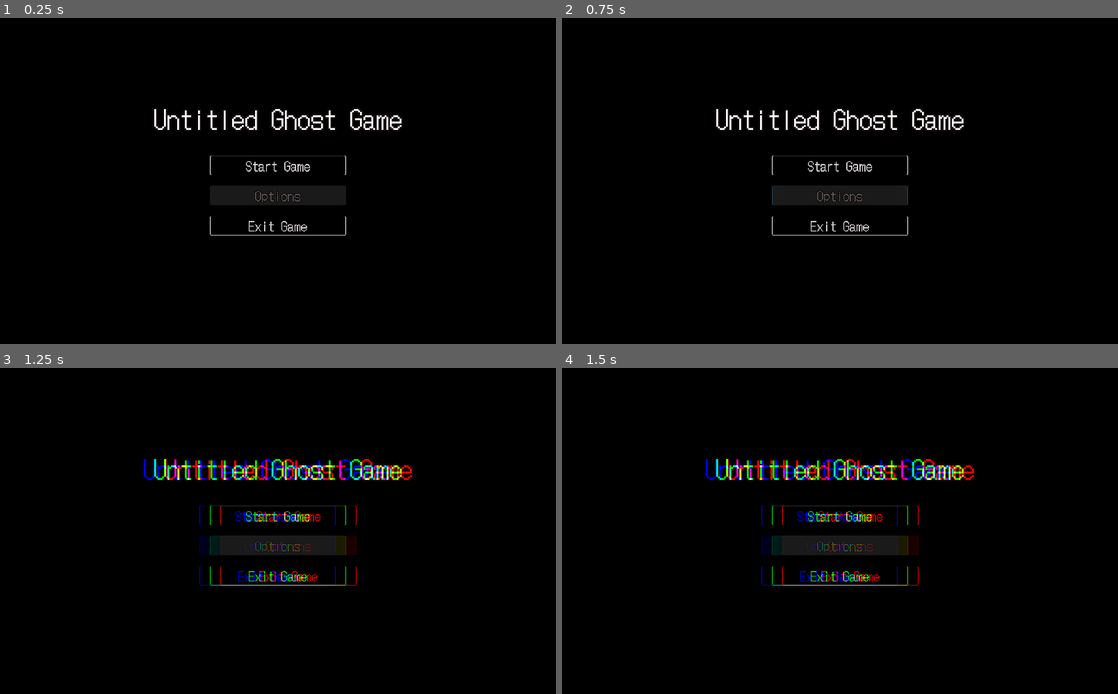
Above: before the commit, frames 1-4 (two rows, left to right).
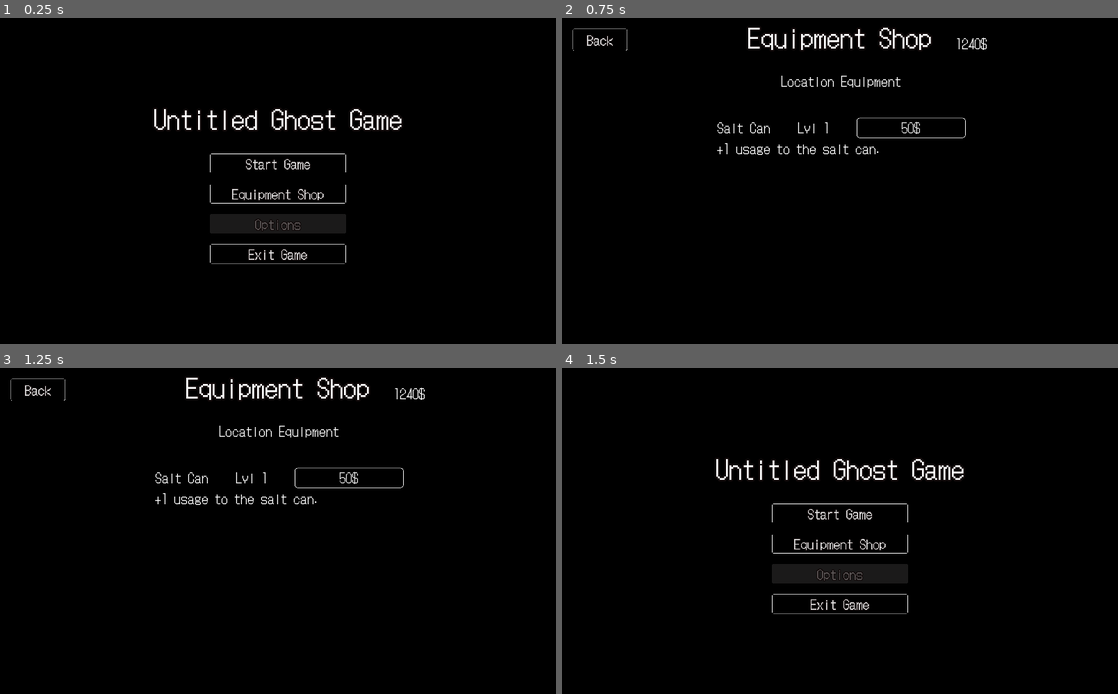
Above: after the commit, the same moments.

Repository: MetSpek/UntitledGhostGame
Game: Godot game, scene res://World/Menus/MainMenu.tscn
The game is run twice, just before and just after one commit, with the same random seed, the same clock (stepped at 60 frames per second) and the same inputs. Before the commit the project starts from res://World/Menu.tscn.
Inputs (mouse positions are in pixels of both pictures, inside the frame that each line leads up to):
- Up to frame 1 (0.25 s): no input
- Up to frame 2 (0.75 s): click (840, 194) at 0.5 s, where only the run after the commit has a clickable "Equipment Shop"
- Up to frame 3 (1.25 s): no input
- Up to frame 4 (1.5 s): click (600, 390) at 1.25 s, where only the run after the commit has a clickable "Back"

The runs differ from the first frame. In frame 1, 2.9% of the frame differs, in the area x 37-63%, y 41-76%; in frame 2, 3.9%; in frame 3, 5.4%, in the area x 1-77%, y 2-67%; in frame 4, 5.2%.

Commit message:
Version 0.0.2.5
Shop setup!

Diff:
--- a/Untitled Ghost Game/Assets/Theme/Main.tres
+++ b/Untitled Ghost Game/Assets/Theme/Main.tres
@@ -1,6 +1,7 @@
-[gd_resource type="Theme" load_steps=6 format=2]
+[gd_resource type="Theme" load_steps=7 format=2]
 
 [ext_resource path="res://Assets/UI/Fonts/Bit.tres" type="DynamicFont" id=1]
+[ext_resource path="res://Assets/UI/Fonts/BitSmall.tres" type="DynamicFont" id=2]
 
 [sub_resource type="StyleBoxFlat" id=1]
 bg_color = Color( 0.109804, 0.105882, 0.105882, 1 )
@@ -38,9 +39,12 @@
 
 [resource]
 Button/colors/font_color_disabled = Color( 1, 1, 1, 0.321569 )
-Button/colors/font_color_hover = Color( 1, 1, 1, 1 )
-Button/fonts/font = ExtResource( 1 )
+Button/colors/font_color_hover = Color( 0, 0, 0, 1 )
+Button/fonts/font = ExtResource( 2 )
 Button/styles/disabled = SubResource( 1 )
 Button/styles/hover = SubResource( 2 )
 Button/styles/normal = SubResource( 3 )
 Button/styles/pressed = SubResource( 4 )
+Fonts/fonts/large = ExtResource( 1 )
+Fonts/fonts/normal = ExtResource( 1 )
+Label/fonts/font = ExtResource( 2 )
--- a/Untitled Ghost Game/Assets/UI/Fonts/Bit.tres
+++ b/Untitled Ghost Game/Assets/UI/Fonts/Bit.tres
@@ -1,9 +1,10 @@
 [gd_resource type="DynamicFont" load_steps=2 format=2]
 
-[ext_resource path="res://Assets/UI/Fonts/DotGothic16-Regular.ttf" type="DynamicFontData" id=1]
+[sub_resource type="DynamicFontData" id=1]
+font_path = "res://Assets/UI/Fonts/DotGothic16-Regular.ttf"
 
 [resource]
 size = 48
 outline_size = 3
 outline_color = Color( 0.0666667, 0.0392157, 0.0392157, 1 )
-font_data = ExtResource( 1 )
+font_data = SubResource( 1 )
--- /dev/null
+++ b/Untitled Ghost Game/Assets/UI/Fonts/BitSmall.tres
@@ -0,0 +1,7 @@
+[gd_resource type="DynamicFont" load_steps=2 format=2]
+
+[ext_resource path="res://Assets/UI/Fonts/DotGothic16-Regular.ttf" type="DynamicFontData" id=1]
+
+[resource]
+size = 24
+font_data = ExtResource( 1 )
--- a/Untitled Ghost Game/Equipment/Salt.gd
+++ b/Untitled Ghost Game/Equipment/Salt.gd
@@ -6,5 +6,5 @@
 func pickup(place):
 	var item_instance = item.instance()
 	GlobalStats.inventory[place] = item_instance
-	get_tree().get_root().get_child(2).get_node("PlayerCharacter").get_node("Inventory").add_child(item_instance)
+	get_tree().get_root().get_child(4).get_node("PlayerCharacter").get_node("Inventory").add_child(item_instance)
 	get_tree().call_group("UI", "equip_logo", place + 1, logo)
--- /dev/null
+++ b/Untitled Ghost Game/Other/ShopUpgrades.gd
@@ -0,0 +1,21 @@
+extends Control
+
+var salt_upgrades
+var max_salt_level;
+
+var salt_upgrade_1 = {
+	"price" : 50,
+	"use" : "+1 usage to the salt can.",
+	"salt_usages" : 1
+}
+
+var salt_upgrade_2 = {
+	"price" : 100,
+	"use" : "+1 usage to the salt can.",
+	"salt_usages" : 1
+}
+
+
+func _ready():
+	salt_upgrades = [salt_upgrade_1, salt_upgrade_2]
+	max_salt_level = salt_upgrades.size()
--- a/Untitled Ghost Game/Player/Account.gd
+++ b/Untitled Ghost Game/Player/Account.gd
@@ -3,4 +3,7 @@
 var level = 0
 var xp = 0
 
-var money = 0
+var money = 1240
+
+
+var salt_level = 0
--- a/Untitled Ghost Game/World/MainMenu.gd
+++ b/Untitled Ghost Game/World/Menus/MainMenu.gd
@@ -1,5 +1,4 @@
-extends Control
-
+extends Node
 
 func _on_StartButton_pressed():
 	get_tree().change_scene("res://World/WorldTest.tscn")
@@ -10,3 +9,7 @@
 
 func _on_ExitButton_pressed():
 	get_tree().quit()
+
+
+func _on_ShopButton_pressed():
+	get_tree().change_scene("res://World/Menus/Shop.tscn")
--- a/Untitled Ghost Game/World/Menu.tscn
+++ b/Untitled Ghost Game/World/Menus/MainMenu.tscn
@@ -1,8 +1,8 @@
 [gd_scene load_steps=11 format=2]
 
-[ext_resource path="res://Assets/UI/Fonts/Bit.tres" type="DynamicFont" id=1]
-[ext_resource path="res://Assets/Theme/Main.tres" type="Theme" id=2]
-[ext_resource path="res://World/MainMenu.gd" type="Script" id=3]
+[ext_resource path="res://World/Menus/MainMenu.gd" type="Script" id=1]
+[ext_resource path="res://Assets/UI/Fonts/Bit.tres" type="DynamicFont" id=2]
+[ext_resource path="res://Assets/Theme/Main.tres" type="Theme" id=3]
 
 [sub_resource type="Theme" id=11]
 
@@ -54,10 +54,10 @@
 "values": [ SubResource( 6 ), SubResource( 7 ), SubResource( 8 ), SubResource( 9 ) ]
 }
 
-[node name="Menu" type="Control"]
+[node name="MainMenu" type="Control"]
 anchor_right = 1.0
 anchor_bottom = 1.0
-script = ExtResource( 3 )
+script = ExtResource( 1 )
 
 [node name="BlackBackground" type="ColorRect" parent="."]
 anchor_right = 1.0
@@ -85,34 +85,41 @@
 margin_right = 374.5
 margin_bottom = 258.0
 rect_scale = Vector2( 0.5, 0.5 )
-theme = ExtResource( 2 )
+theme = ExtResource( 3 )
 custom_constants/separation = 40
 alignment = 1
 
 [node name="StartButton" type="Button" parent="VBoxContainer"]
-margin_top = 6.0
 margin_right = 500.0
-margin_bottom = 78.0
+margin_bottom = 72.0
 rect_pivot_offset = Vector2( -451, 0 )
-custom_fonts/font = ExtResource( 1 )
+custom_fonts/font = ExtResource( 2 )
 text = "Start Game"
 
+[node name="ShopButton" type="Button" parent="VBoxContainer"]
+margin_top = 112.0
+margin_right = 500.0
+margin_bottom = 184.0
+rect_pivot_offset = Vector2( -451, 0 )
+custom_fonts/font = ExtResource( 2 )
+text = "Equipment Shop"
+
 [node name="OptionsButton" type="Button" parent="VBoxContainer"]
-margin_top = 118.0
+margin_top = 224.0
 margin_right = 500.0
-margin_bottom = 190.0
+margin_bottom = 296.0
 rect_pivot_offset = Vector2( -451, 0 )
 theme = SubResource( 11 )
-custom_fonts/font = ExtResource( 1 )
+custom_fonts/font = ExtResource( 2 )
 disabled = true
 text = "Options"
 
 [node name="ExitButton" type="Button" parent="VBoxContainer"]
-margin_top = 230.0
+margin_top = 336.0
 margin_right = 500.0
-margin_bottom = 302.0
+margin_bottom = 408.0
 rect_pivot_offset = Vector2( -451, 0 )
-custom_fonts/font = ExtResource( 1 )
+custom_fonts/font = ExtResource( 2 )
 text = "Exit Game"
 
 [node name="Glitch" type="ColorRect" parent="."]
@@ -128,5 +135,6 @@
 anims/Glitch = SubResource( 10 )
 
 [connection signal="pressed" from="VBoxContainer/StartButton" to="." method="_on_StartButton_pressed"]
+[connection signal="pressed" from="VBoxContainer/ShopButton" to="." method="_on_ShopButton_pressed"]
 [connection signal="pressed" from="VBoxContainer/OptionsButton" to="." method="_on_OptionsButton_pressed"]
 [connection signal="pressed" from="VBoxContainer/ExitButton" to="." method="_on_ExitButton_pressed"]
--- /dev/null
+++ b/Untitled Ghost Game/World/Menus/Shop.gd
@@ -0,0 +1,37 @@
+extends Control
+
+
+
+func _ready():
+	set_correct_values()
+
+func set_correct_values():
+	#Player
+	$PlayerMoney.text = str(Account.money) + "$"
+
+	#Salt Can
+	if Account.salt_level != ShopUpgrades.max_salt_level:
+		$EquipmentUpgradesScrollContainer/ContainerContainer/SaltUpgrade/UpgradeTemplate/UpgradeLevel.text = "Lvl " + str(Account.salt_level + 1)
+		$EquipmentUpgradesScrollContainer/ContainerContainer/SaltUpgrade/UpgradeTemplate/SaltButton.text = str(ShopUpgrades.salt_upgrades[Account.salt_level].price) + "$"
+		$EquipmentUpgradesScrollContainer/ContainerContainer/SaltUpgrade/UpgradeText.text = ShopUpgrades.salt_upgrades[Account.salt_level].use
+	else:
+		$EquipmentUpgradesScrollContainer/ContainerContainer/SaltUpgrade.queue_free()
+
+
+func remove_money(amount):
+	Account.money = Account.money - amount
+	$PlayerMoney.text = str(Account.money) + "$"
+
+func _on_ShopButton_pressed():
+	get_tree().change_scene("res://World/Menus/MainMenu.tscn")
+
+
+func _on_SaltButton_pressed():
+	if Account.money >= ShopUpgrades.salt_upgrades[Account.salt_level].price:
+		remove_money(ShopUpgrades.salt_upgrades[Account.salt_level].price)
+		GlobalStats.salt_usages += ShopUpgrades.salt_upgrades[Account.salt_level - 1].salt_usages
+		Account.salt_level += 1
+		if Account.salt_level == ShopUpgrades.max_salt_level:
+			$EquipmentUpgradesScrollContainer/ContainerContainer/SaltUpgrade.queue_free()
+		else:
+			set_correct_values()
--- /dev/null
+++ b/Untitled Ghost Game/World/Menus/Shop.tscn
@@ -0,0 +1,146 @@
+[gd_scene load_steps=5 format=2]
+
+[ext_resource path="res://World/Menus/Shop.gd" type="Script" id=1]
+[ext_resource path="res://Assets/UI/Fonts/Bit.tres" type="DynamicFont" id=2]
+[ext_resource path="res://Assets/Theme/Main.tres" type="Theme" id=3]
+[ext_resource path="res://Assets/UI/Fonts/BitSmall.tres" type="DynamicFont" id=4]
+
+[node name="Shop" type="Control"]
+anchor_right = 1.0
+anchor_bottom = 1.0
+theme = ExtResource( 3 )
+script = ExtResource( 1 )
+
+[node name="BackButton" type="Button" parent="."]
+margin_left = 20.0
+margin_top = 20.0
+margin_right = 220.0
+margin_bottom = 100.0
+rect_scale = Vector2( 0.5, 0.5 )
+theme = ExtResource( 3 )
+custom_fonts/font = ExtResource( 2 )
+text = "Back"
+
+[node name="Title" type="Label" parent="."]
+anchor_left = 0.5
+anchor_right = 0.5
+margin_left = -512.0
+margin_right = 512.0
+margin_bottom = 70.0
+custom_fonts/font = ExtResource( 2 )
+text = "Equipment Shop"
+align = 1
+
+[node name="PlayerMoney" type="Label" parent="."]
+anchor_left = 1.0
+anchor_right = 1.0
+margin_left = -300.0
+margin_top = 30.0
+text = "[PlayerMoney]"
+
+[node name="EquipmentUpgradesScrollContainer" type="ScrollContainer" parent="."]
+anchor_left = 0.5
+anchor_right = 0.5
+anchor_bottom = 1.0
+margin_left = -227.5
+margin_top = 100.0
+margin_right = 272.5
+grow_horizontal = 2
+size_flags_horizontal = 3
+size_flags_vertical = 3
+scroll_horizontal_enabled = false
+scroll_deadzone = 50
+
+[node name="ContainerContainer" type="VBoxContainer" parent="EquipmentUpgradesScrollContainer"]
+margin_right = 455.0
+margin_bottom = 161.0
+rect_min_size = Vector2( 455, 0 )
+custom_constants/separation = 50
+
+[node name="EquipmentSort" type="Label" parent="EquipmentUpgradesScrollContainer/ContainerContainer"]
+margin_right = 455.0
+margin_bottom = 35.0
+text = "Location Equipment"
+align = 1
+
+[node name="UpgradeContainer" type="VBoxContainer" parent="EquipmentUpgradesScrollContainer/ContainerContainer"]
+visible = false
+margin_top = 85.0
+margin_right = 458.0
+margin_bottom = 161.0
+
+[node name="UpgradeTemplate" type="HBoxContainer" parent="EquipmentUpgradesScrollContainer/ContainerContainer/UpgradeContainer"]
+margin_right = 458.0
+margin_bottom = 37.0
+custom_constants/separation = 50
+
+[node name="UpgradeName" type="Label" parent="EquipmentUpgradesScrollContainer/ContainerContainer/UpgradeContainer/UpgradeTemplate"]
+margin_top = 1.0
+margin_right = 73.0
+margin_bottom = 36.0
+custom_fonts/font = ExtResource( 4 )
+text = "[Name]"
+
+[node name="UpgradeLevel" type="Label" parent="EquipmentUpgradesScrollContainer/ContainerContainer/UpgradeContainer/UpgradeTemplate"]
+margin_left = 123.0
+margin_top = 1.0
+margin_right = 208.0
+margin_bottom = 36.0
+custom_fonts/font = ExtResource( 4 )
+text = "[level]"
+
+[node name="Button" type="Button" parent="EquipmentUpgradesScrollContainer/ContainerContainer/UpgradeContainer/UpgradeTemplate"]
+margin_left = 258.0
+margin_right = 458.0
+margin_bottom = 37.0
+rect_min_size = Vector2( 200, 0 )
+text = "[costs]"
+
+[node name="UpgradeText" type="Label" parent="EquipmentUpgradesScrollContainer/ContainerContainer/UpgradeContainer"]
+margin_top = 41.0
+margin_right = 458.0
+margin_bottom = 76.0
+text = "[What does upgrade do?] "
+autowrap = true
+
+[node name="SaltUpgrade" type="VBoxContainer" parent="EquipmentUpgradesScrollContainer/ContainerContainer"]
+margin_top = 85.0
+margin_right = 455.0
+margin_bottom = 161.0
+
+[node name="UpgradeTemplate" type="HBoxContainer" parent="EquipmentUpgradesScrollContainer/ContainerContainer/SaltUpgrade"]
+margin_right = 455.0
+margin_bottom = 37.0
+custom_constants/separation = 50
+
+[node name="UpgradeName" type="Label" parent="EquipmentUpgradesScrollContainer/ContainerContainer/SaltUpgrade/UpgradeTemplate"]
+margin_top = 1.0
+margin_right = 95.0
+margin_bottom = 36.0
+custom_fonts/font = ExtResource( 4 )
+text = "Salt Can"
+
+[node name="UpgradeLevel" type="Label" parent="EquipmentUpgradesScrollContainer/ContainerContainer/SaltUpgrade/UpgradeTemplate"]
+margin_left = 145.0
+margin_top = 1.0
+margin_right = 205.0
+margin_bottom = 36.0
+custom_fonts/font = ExtResource( 4 )
+text = "Lvl 1"
+
+[node name="SaltButton" type="Button" parent="EquipmentUpgradesScrollContainer/ContainerContainer/SaltUpgrade/UpgradeTemplate"]
+margin_left = 255.0
+margin_right = 455.0
+margin_bottom = 37.0
+rect_min_size = Vector2( 200, 0 )
+text = " 0$"
+
+[node name="UpgradeText" type="Label" parent="EquipmentUpgradesScrollContainer/ContainerContainer/SaltUpgrade"]
+margin_top = 41.0
+margin_right = 455.0
+margin_bottom = 76.0
+text = "[What does upgrade do?] "
+autowrap = true
+
+[connection signal="pressed" from="BackButton" to="." method="_on_ShopButton_pressed"]
+[connection signal="pressed" from="EquipmentUpgradesScrollContainer/ContainerContainer/SaltUpgrade/UpgradeTemplate/SaltButton" to="." method="_on_SaltButton_pressed"]
--- a/Untitled Ghost Game/World/WorldTest.tscn
+++ b/Untitled Ghost Game/World/WorldTest.tscn
@@ -209,7 +209,6 @@
 
 [node name="GhostTemplate" parent="." instance=ExtResource( 5 )]
 position = Vector2( 25, 41 )
-hunting = true
 attack_damage = 50
 
 [node name="Walls" type="TileMap" parent="."]
--- a/Untitled Ghost Game/project.godot
+++ b/Untitled Ghost Game/project.godot
@@ -11,13 +11,15 @@
 [application]
 
 config/name="Untitled Ghost Game"
-run/main_scene="res://World/Menu.tscn"
+run/main_scene="res://World/Menus/MainMenu.tscn"
 config/icon="res://icon.png"
 
 [autoload]
 
 Damage="*res://Other/Damage.gd"
 GlobalStats="*res://Player/GlobalStats.gd"
+Account="*res://Player/Account.gd"
+ShopUpgrades="*res://Other/ShopUpgrades.gd"
 
 [display]
 
Not shown: 1 places in Untitled Ghost Game/World/Menus/MainMenu.tscn that only renumber resources
